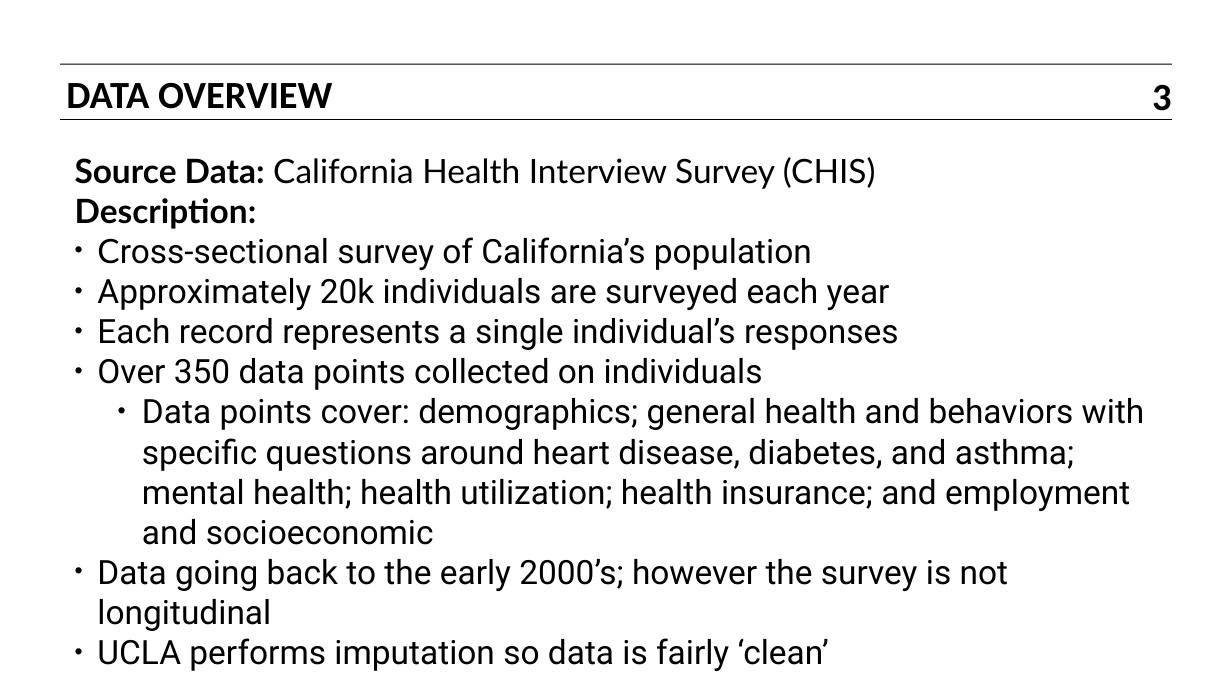
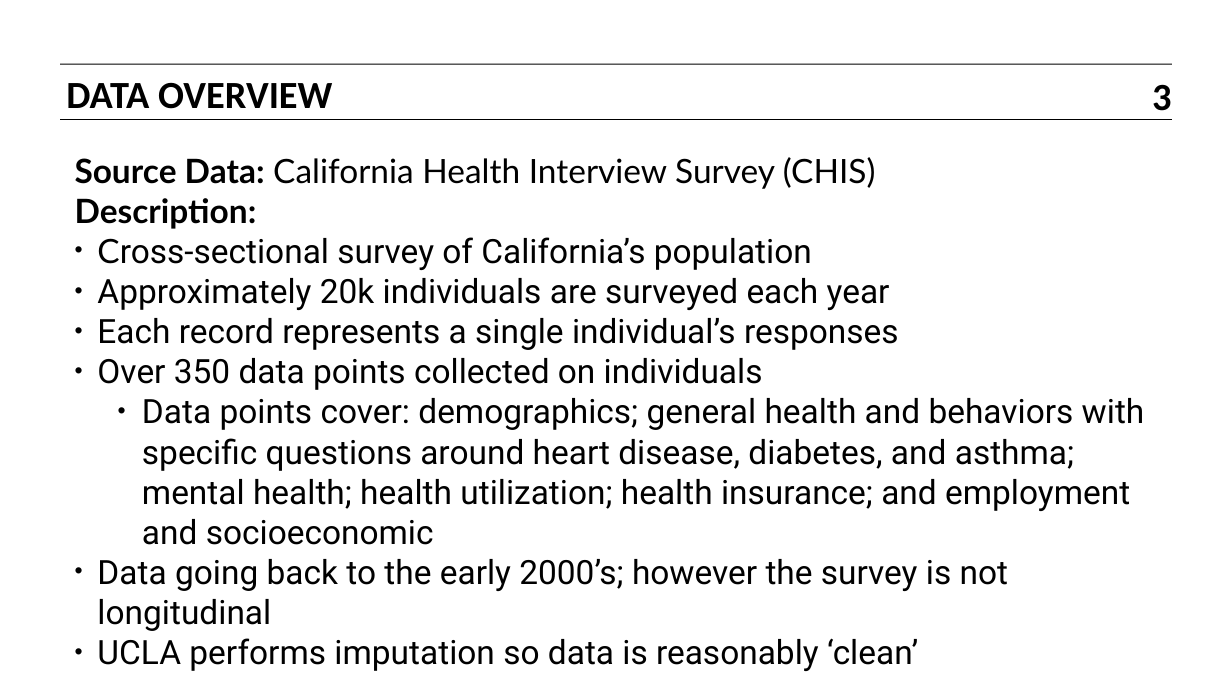
Before and after one commit to patricknelli/CHIS-Data-Analysis, a slide deck: slide 3 of Project_Presentation.pptx. Drawn at 1232x692 pixels with LibreOffice and Linux fonts; fonts in the diff are those of the drawing. Boxes give left, top, right and bottom in pixels: in the first picture for what was removed or moved away, otherwise in the second. Text is boxed around its words. In the diff, an @@ line names an element or a change of style, - is before the commit and + after.

```diff
--- a/Project_Presentation.pptx
+++ b/Project_Presentation.pptx
@@ text at (97,638,918,671): text changed @@
-• UCLA performs imputation so data is fairly ‘clean’
+• UCLA performs imputation so data is reasonably ‘clean’
```
Also in this commit, not shown: 1 other slide changed.
